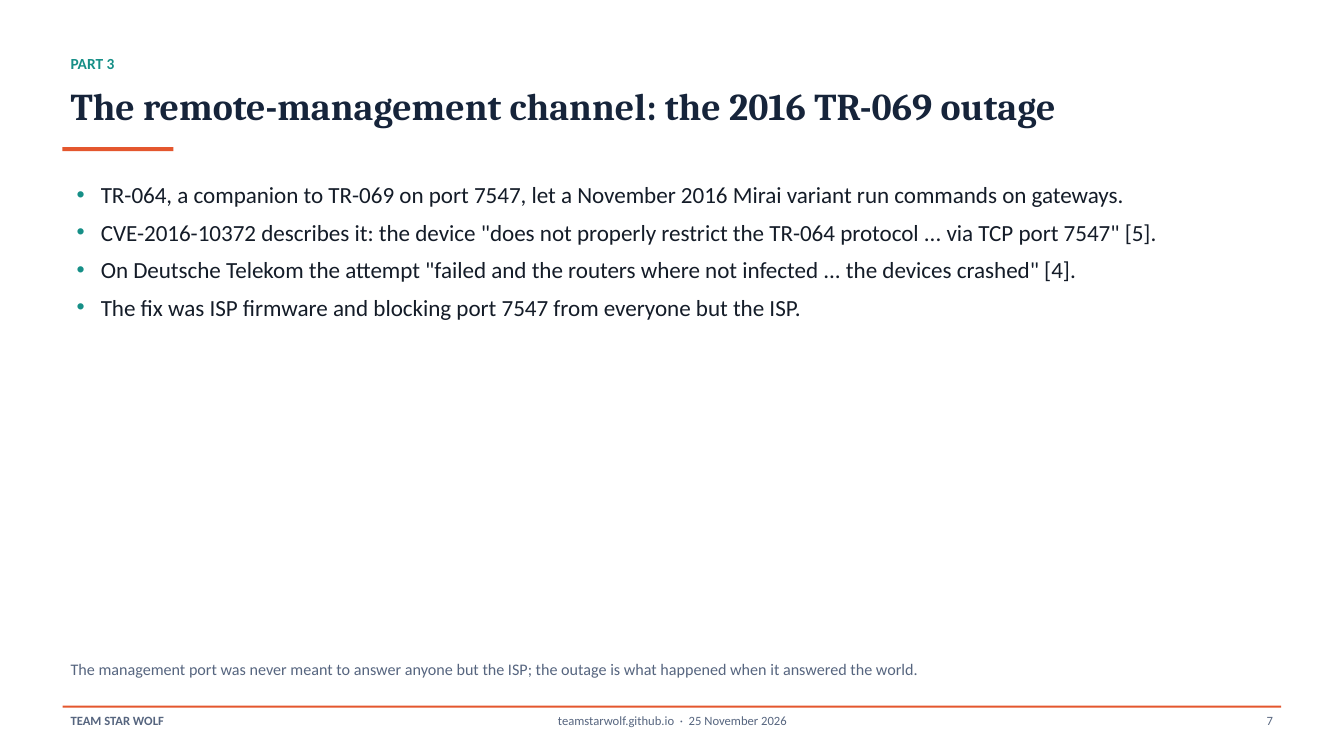
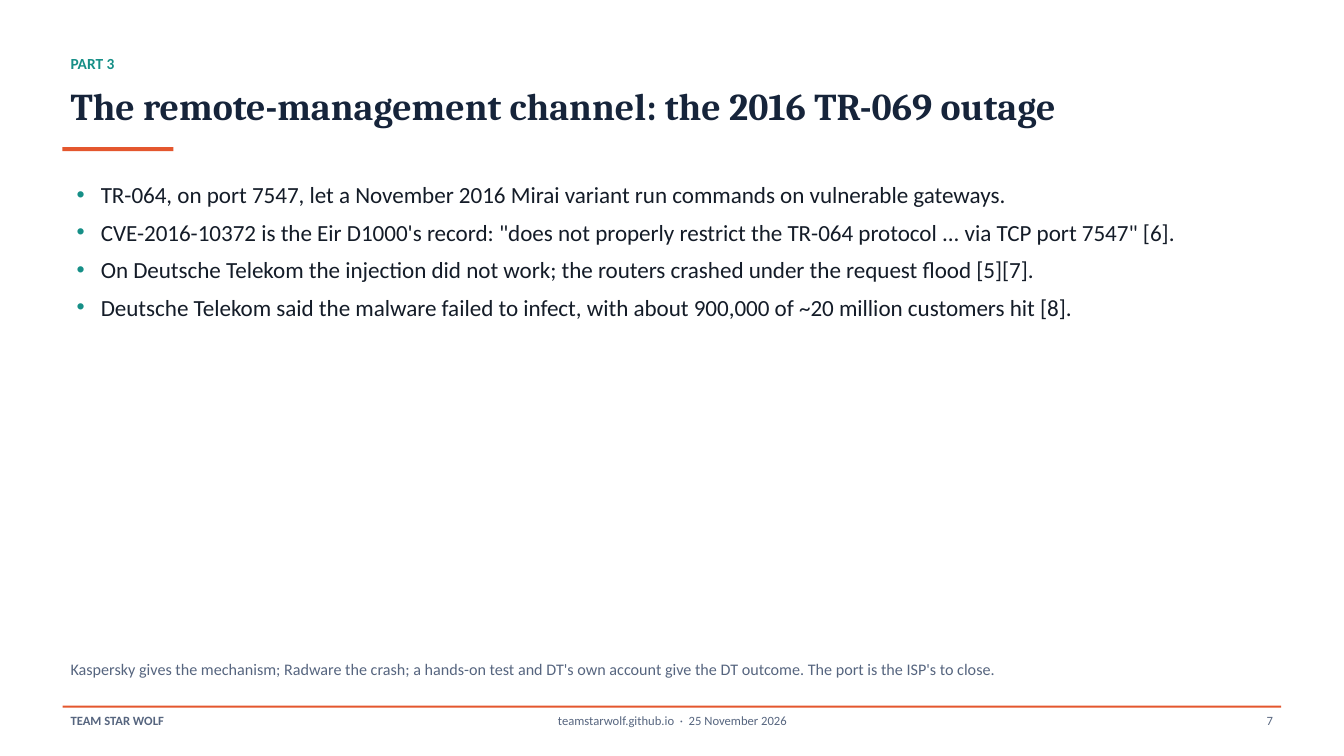
Before and after one commit to TeamStarWolf/TeamStarWolf, a slide deck: slide 7 of case-studies/slides/ISP_Gateway_Home_Network_Case_Study.pptx. Drawn at 1344x756 pixels with LibreOffice and Linux fonts; fonts in the diff are those of the drawing. Boxes give left, top, right and bottom in pixels: in the first picture for what was removed or moved away, otherwise in the second. Text is boxed around its words. In the diff, an @@ line names an element or a change of style, - is before the commit and + after.

```diff
--- a/case-studies/slides/ISP_Gateway_Home_Network_Case_Study.pptx
+++ b/case-studies/slides/ISP_Gateway_Home_Network_Case_Study.pptx
@@ text at [101,187,1175,319]: text changed @@
-• TR-064, a companion to TR-069 on port 7547, let a November 2016 Mirai variant run commands on gateways.
-• CVE-2016-10372 describes it: the device "does not properly restrict the TR-064 protocol ... via TCP port 7547" [5].
-• On Deutsche Telekom the attempt "failed and the routers where not infected ... the devices crashed" [4].
-• The fix was ISP firmware and blocking port 7547 from everyone but the ISP.
+• TR-064, on port 7547, let a November 2016 Mirai variant run commands on vulnerable gateways.
+• CVE-2016-10372 is the Eir D1000's record: "does not properly restrict the TR-064 protocol ... via TCP port 7547" [6].
+• On Deutsche Telekom the injection did not work; the routers crashed under the request flood [5][7].
+• Deutsche Telekom said the malware failed to infect, with about 900,000 of ~20 million customers hit [8].
@@ text at [71,664,994,678]: text changed @@
-The management port was never meant to answer anyone but the ISP; the outage is what happened when it answered the world.
+Kaspersky gives the mechanism; Radware the crash; a hands-on test and DT's own account give the DT outcome. The port is the ISP's to close.
```
Also in this commit, not shown: 13 other slides changed, 7 other files.
